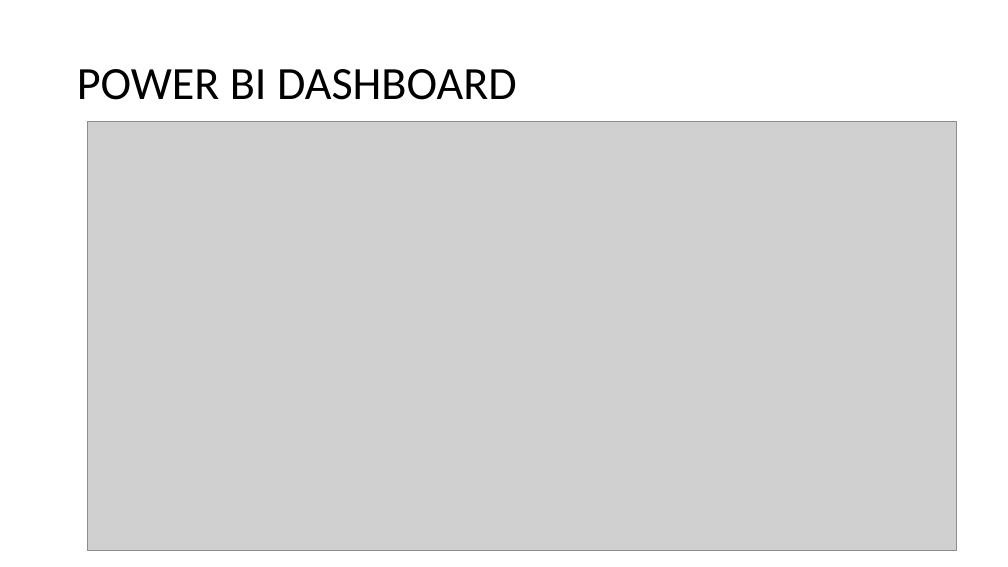
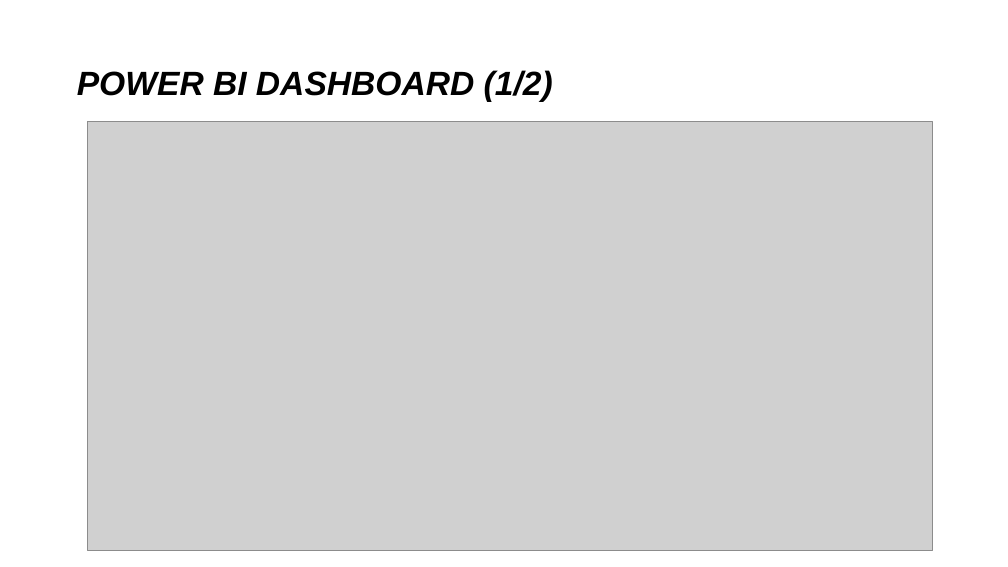
Before and after one commit to PurnimaChandel/Final-Project, a slide deck: slide 5 of Final_presentation.pptx. Drawn at 1008x567 pixels with LibreOffice and Linux fonts; fonts in the diff are those of the drawing; grey boxes stand for pictures. Boxes give left, top, right and bottom in pixels: in the first picture for what was removed or moved away, otherwise in the second. Text is boxed around its words. In the diff, an @@ line names an element or a change of style, - is before the commit and + after.

```diff
--- a/Final_presentation.pptx
+++ b/Final_presentation.pptx
@@ title at [77,70,553,102]: text changed; size 44 to 32 pt; font Calibri to Arial; bold on; italic on @@
-POWER BI DASHBOARD
+POWER BI DASHBOARD (1/2)
@@ picture: place and size @@
-picture at [88,122,957,551]
+picture at [88,122,933,551]
```
Also in this commit, not shown: 8 other slides changed.
